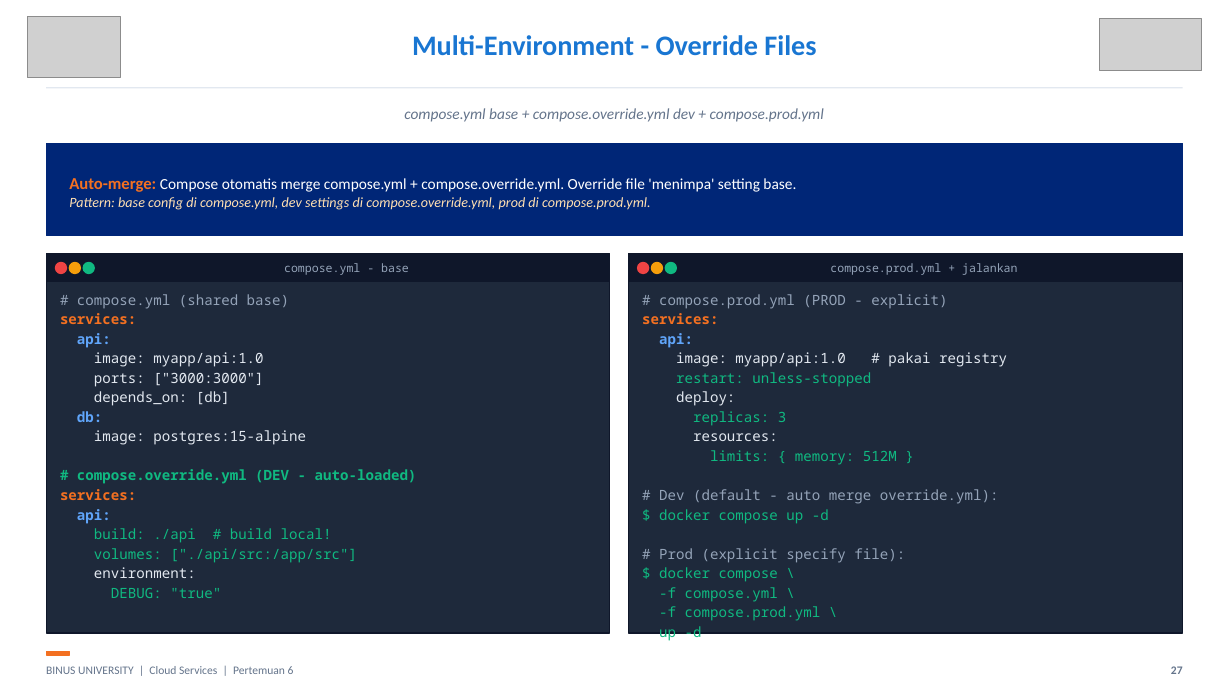
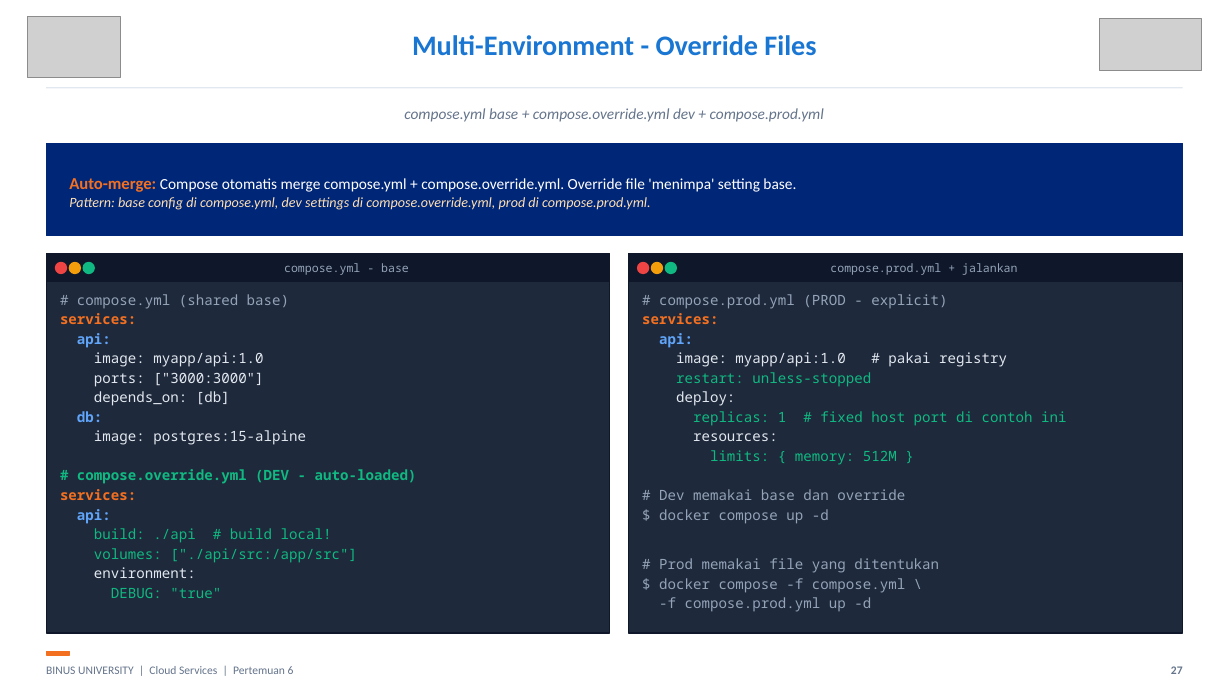
Before and after one commit to SeedFlora/meet6CloudService, a slide deck: slide 27 of slides/Teori_Pertemuan_06.pptx. Drawn at 1232x693 pixels with LibreOffice and Linux fonts; fonts in the diff are those of the drawing; grey boxes stand for pictures. Boxes give left, top, right and bottom in pixels: in the first picture for what was removed or moved away, otherwise in the second. Text is boxed around its words. In the diff, an @@ line names an element or a change of style, - is before the commit and + after.

Commit message:
Complete Docker Compose theory walkthrough and repair slide readability

```diff
--- a/slides/Teori_Pertemuan_06.pptx
+++ b/slides/Teori_Pertemuan_06.pptx
@@ text at [693,411,1066,426]: text changed @@
-replicas: 3
+replicas: 1 # fixed host port di contoh ini
@@ text at [659,489,905,500]: text changed @@
-# Dev (default - auto merge override.yml):
+# Dev memakai base dan override
@@ text at [659,509,829,524]: text colour #10B981 to #94A3B8 in "$ docker compose up -d" @@
@@ text at [659,558,939,612]: text changed; text colour #10B981 to #94A3B8 @@
-# Prod (explicit specify file):
-$ docker compose \
--f compose.yml \
--f compose.prod.yml \
-up -d
+# Prod memakai file yang ditentukan
+$ docker compose -f compose.yml \
+-f compose.prod.yml up -d
```
Also in this commit, not shown: 17 other slides changed, 4 other files.
